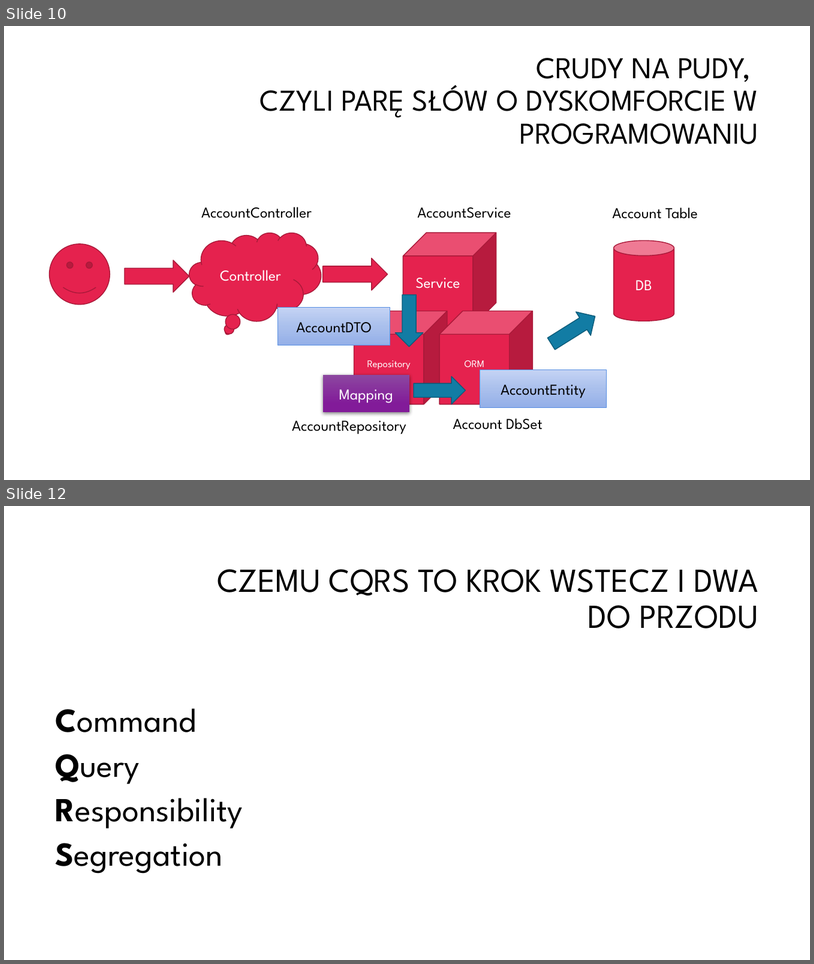
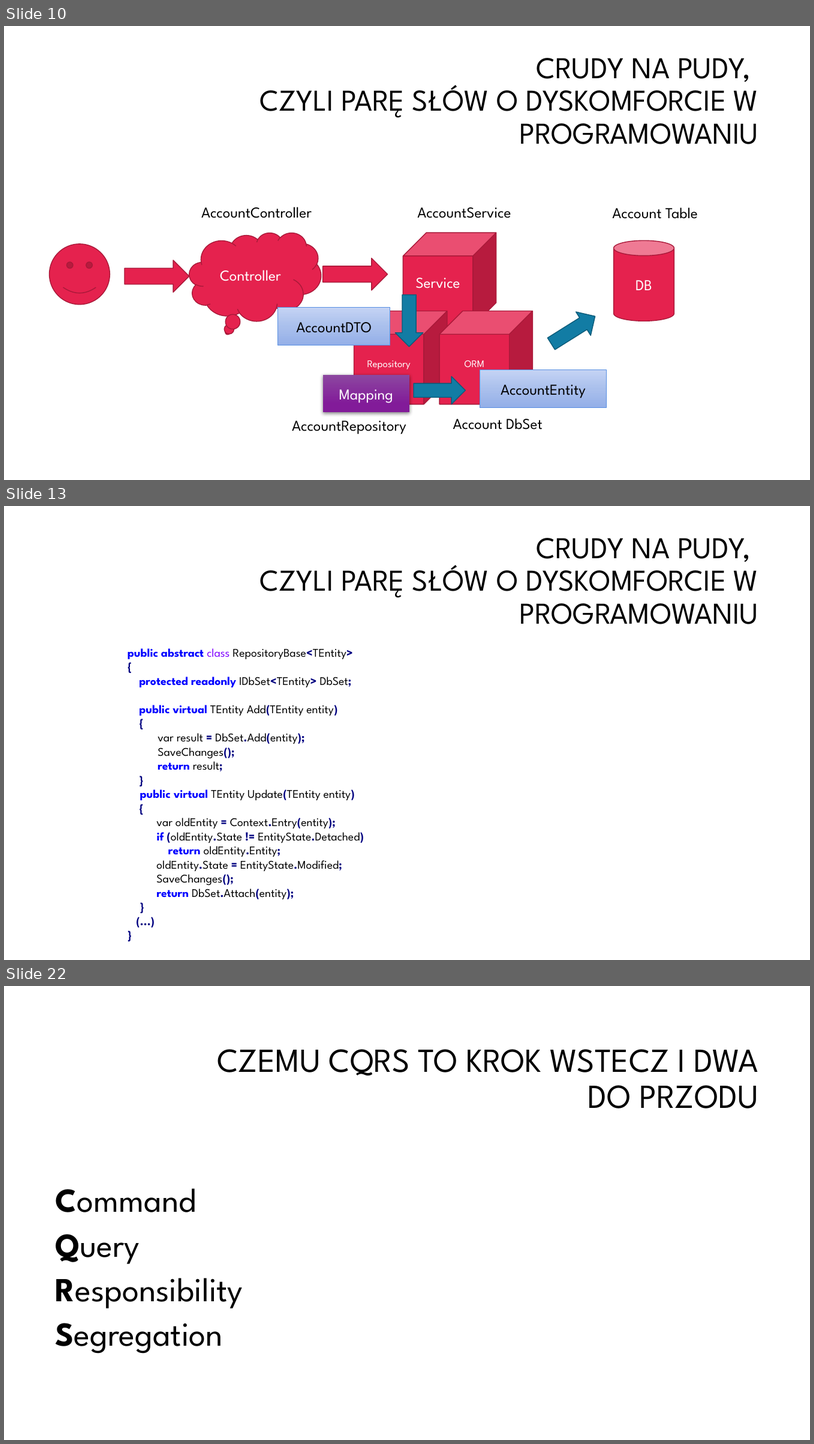
Before and after one commit to oskardudycz/EventSourcing.NetCore, a slide deck: Slides.pptx. Shown one above the other, each under a label of ours: slides 10 and 12 before the commit, slides 10, 13 and 22 after it; the slides between them are not shown. The pictures are 814x964 and 814x1444 pixels, drawn with LibreOffice and Linux fonts; fonts in the diff are those of the drawing; background and template pictures are left out. Boxes give left, top, right and bottom in pixels: in the first picture for what was removed or moved away, otherwise in the second. Text is boxed around its words. In the diff, an @@ line names an element or a change of style, - is before the commit and + after.

```diff
--- a/Slides.pptx
+++ b/Slides.pptx
@@ slide 13 added at [4,506,810,960], background #FFFFFF @@
@@ title added at [260,538,759,624], 36 pt, text #000000 @@
+CRUDY NA PUDY,
+CZYLI PARĘ SŁÓW O DYSKOMFORCIE W PROGRAMOWANIU
@@ text added at [128,648,364,899], 14 pt, text #000000 @@
+public abstract class RepositoryBase<TEntity>
+{
+protected readonly IDbSet<TEntity> DbSet;
+public virtual TEntity Add(TEntity entity)
+{
+var result = DbSet.Add(entity);
+SaveChanges();
+return result;
+}
+public virtual TEntity Update(TEntity entity)
+{
+var oldEntity = Context.Entry(entity);
+if (oldEntity.State != EntityState.Detached)
+return oldEntity.Entity;
+oldEntity.State = EntityState.Modified;
+SaveChanges();
+return DbSet.Attach(entity);
+}
+(...)
+}
@@ what was slide 12 is now slide 22 @@
```
Also in this commit, not shown: 10 other slides added, 1 slide removed.
